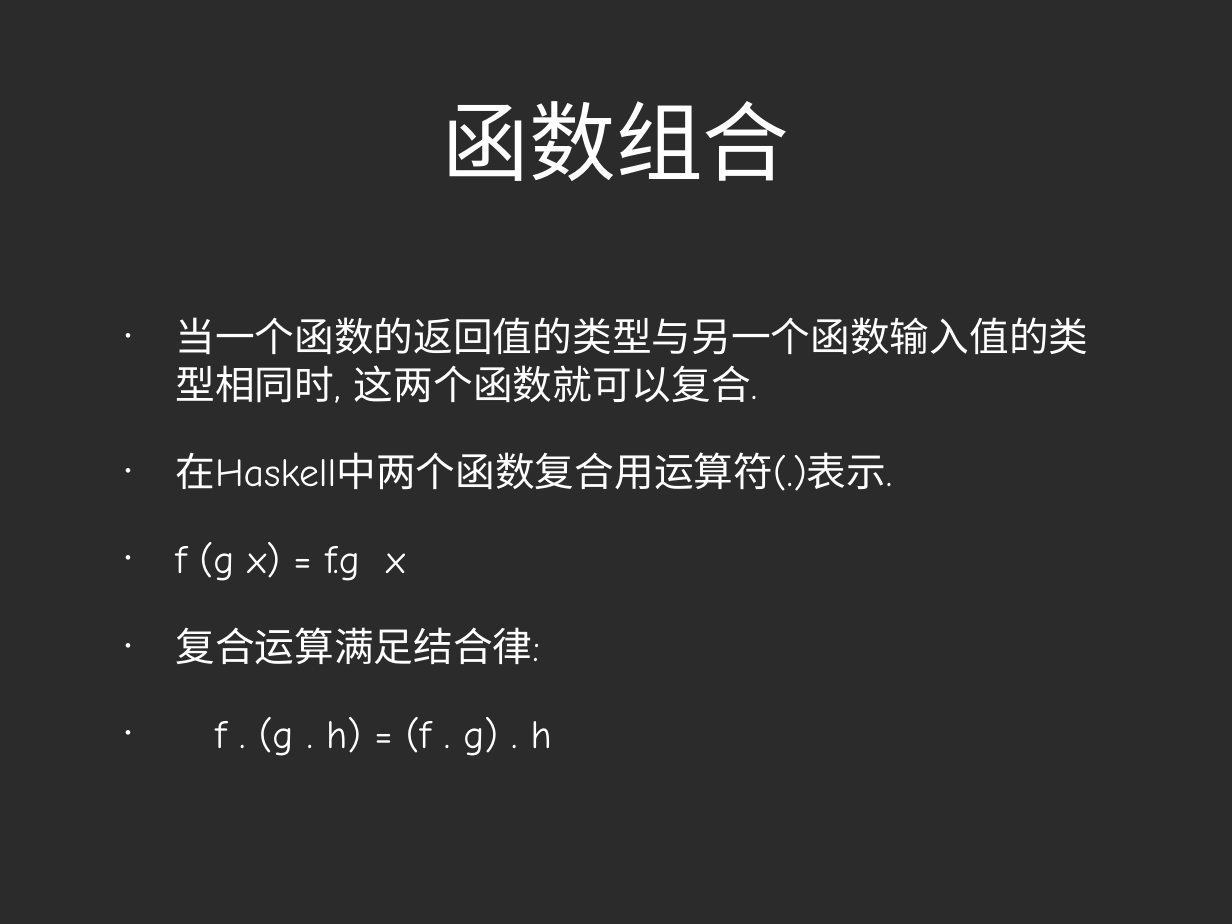
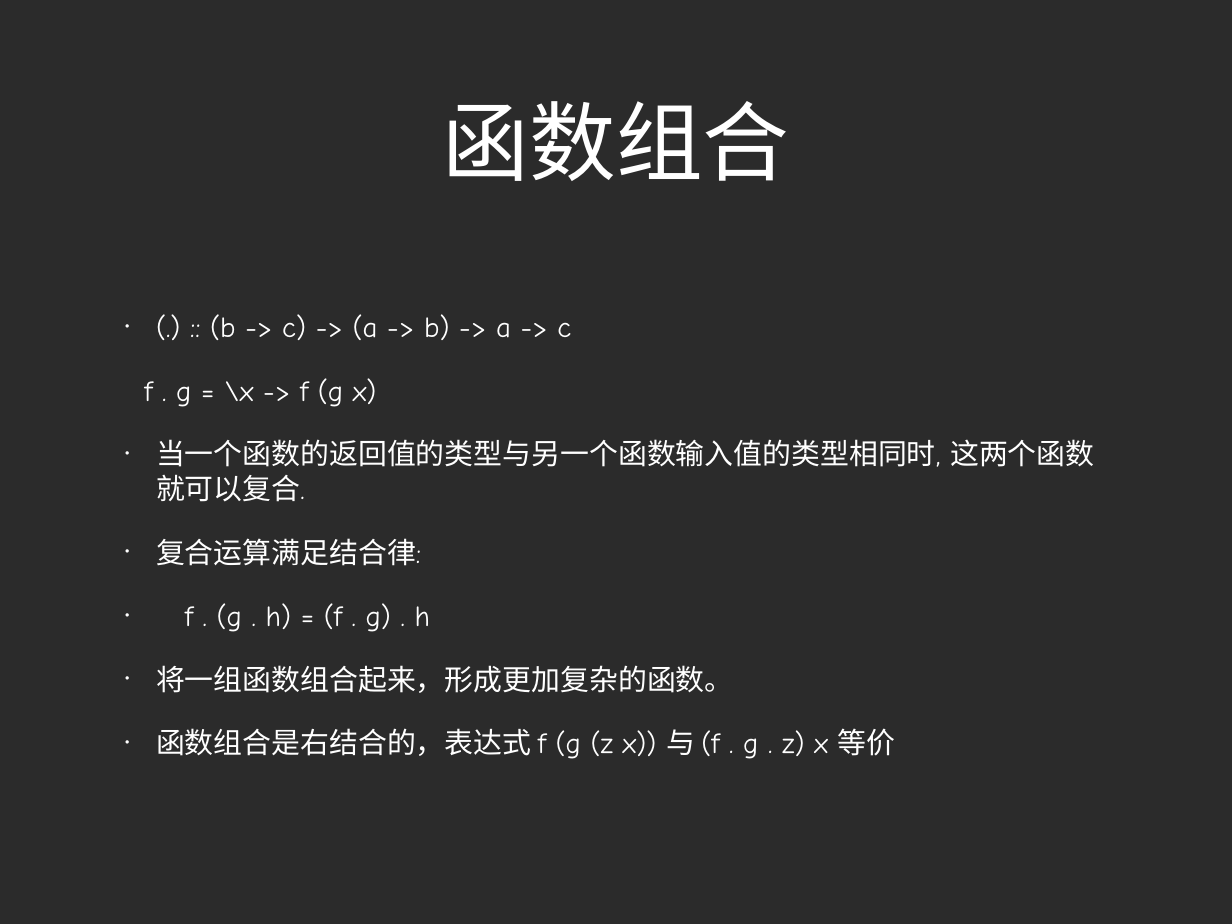
Before and after one commit to zhizhuwang/codekata, a slide deck: slide 31 of haskell/Haskell Basics.ppt (slide 4 before the commit). Drawn at 1232x924 pixels with LibreOffice and Linux fonts; fonts in the diff are those of the drawing; background and template pictures are left out; a plain dark background stands for a picture behind light text. Boxes give left, top, right and bottom in pixels: in the first picture for what was removed or moved away, otherwise in the second. Text is boxed around its words. In the diff, an @@ line names an element or a change of style, - is before the commit and + after.

```diff
--- a/haskell/Haskell Basics.ppt
+++ b/haskell/Haskell Basics.ppt
@@ text at <box>144,314,571,407</box>: paragraphs added @@
+• (.) :: (b -> c) -> (a -> b) -> a -> c
+f . g = \x -> f (g x)
@@ text at <box>156,439,1094,632</box>: size 33 to 24 pt in "当一个函数的返回值的类型与另一个函数输入值的类型相同时, 这两个函数就可以复合.", "复合运算满足结合律:", "f . (g . h) = (f ..."; indent changed; less space between paragraphs @@
@@ text at <box>175,452,892,581</box>: paragraphs removed @@
-• 在Haskell中两个函数复合用运算符(.)表示.
-• f (g x) = f.g x
@@ text at <box>156,665,896,759</box>: paragraphs added @@
+• 将一组函数组合起来，形成更加复杂的函数。
+• 函数组合是右结合的，表达式 f (g (z x)) 与 (f . g . z) x 等价
```
Also in this commit, not shown: 2 other slides changed, 16 slides added, 2 slides removed, 34 other files.
